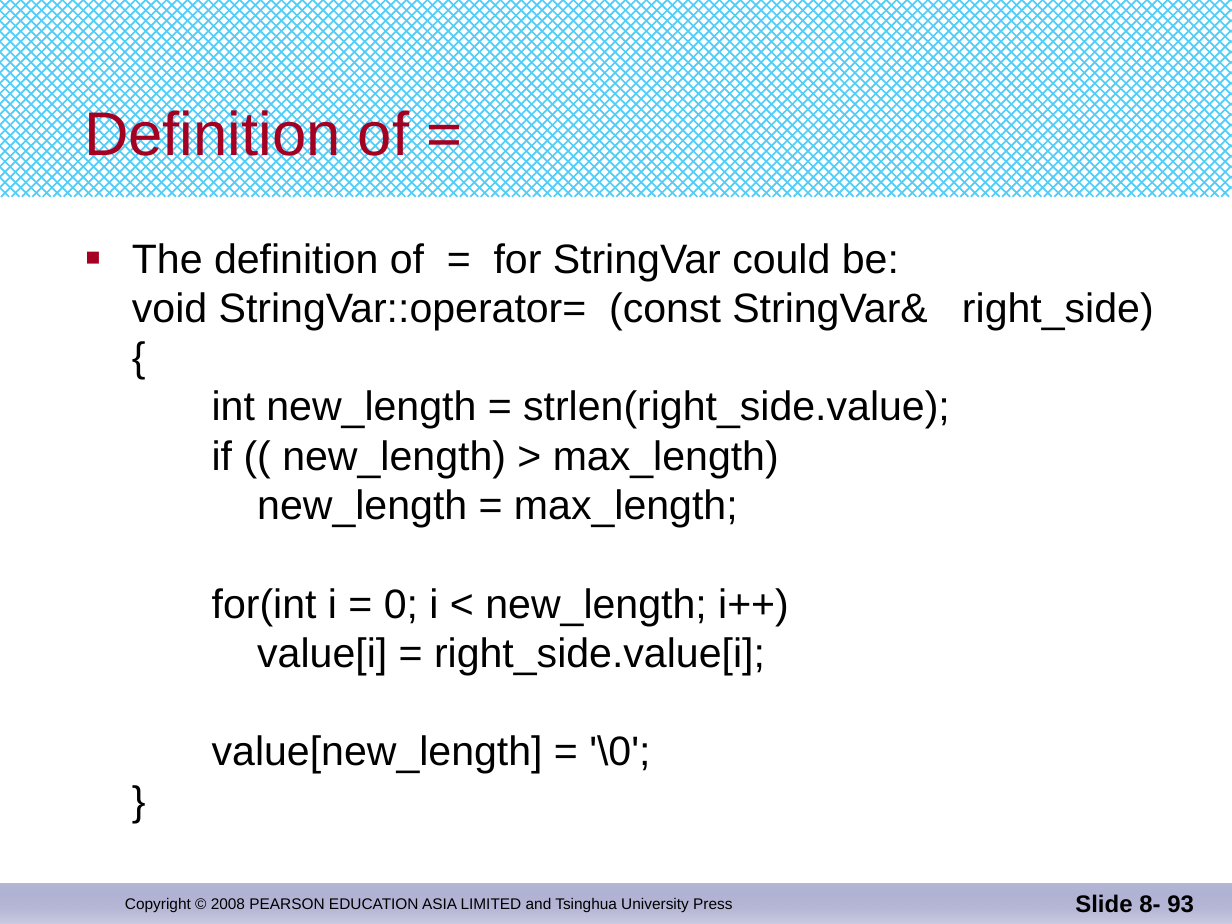
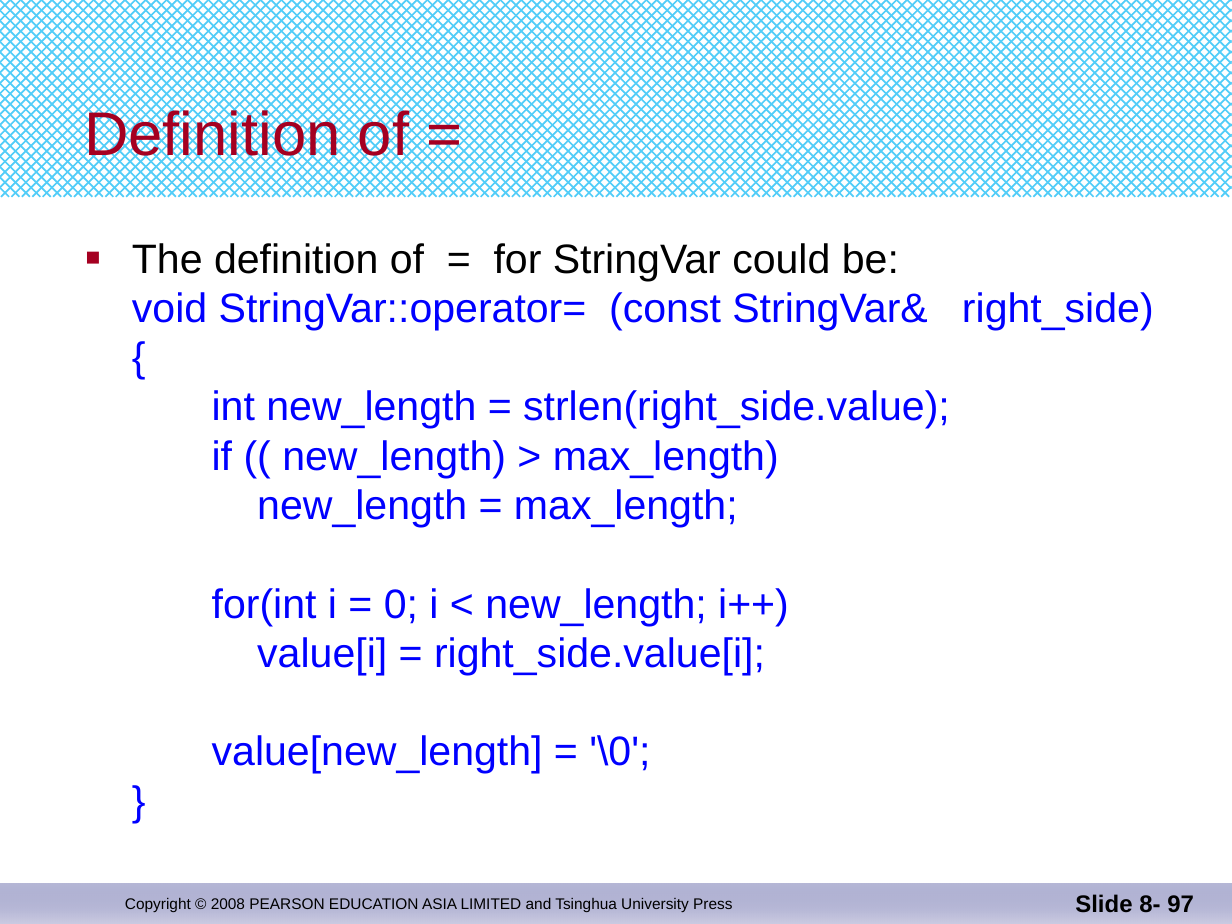
Before and after one commit to djuanbei/CPLUSPLUS, a slide deck: slide 97 of ppt/Chapter 11.pptx (slide 93 before the commit). Drawn at 1232x924 pixels with LibreOffice and Linux fonts; fonts in the diff are those of the drawing. Boxes give left, top, right and bottom in pixels: in the first picture for what was removed or moved away, otherwise in the second. Text is boxed around its words. In the diff, an @@ line names an element or a change of style, - is before the commit and + after.

```diff
--- a/ppt/Chapter 11.pptx
+++ b/ppt/Chapter 11.pptx
@@ text "The definition of = for ..." at bbox=[132, 243, 1154, 774]: text colour #000000 to #0000FF in "void StringVar::operator= (const StringVar& right_side) { in ..." @@
@@ page number at bbox=[1075, 894, 1194, 913]: text changed @@
-Slide 8- 93
+Slide 8- 97
```
Also in this commit, not shown: 3 other slides changed, 4 slides added.
